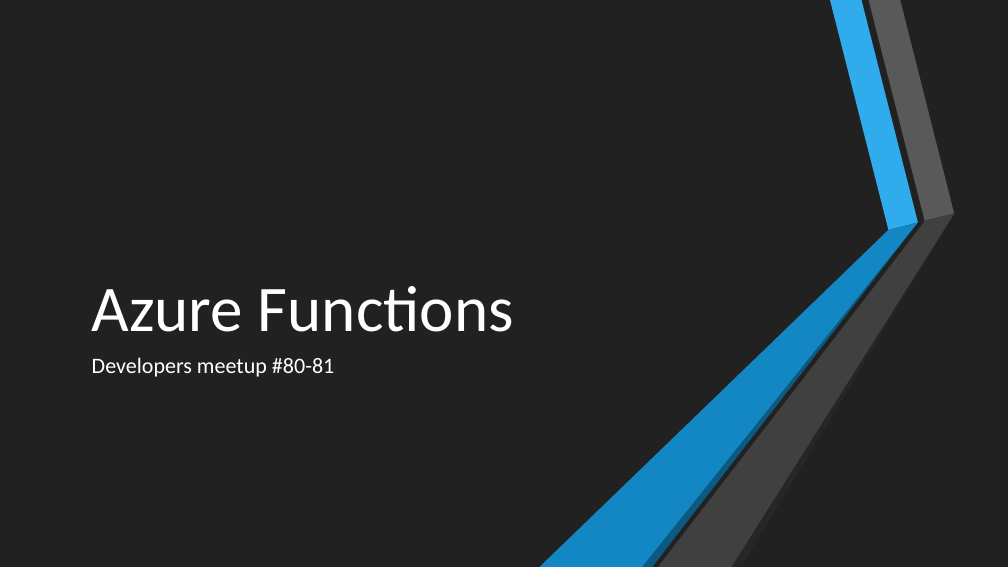
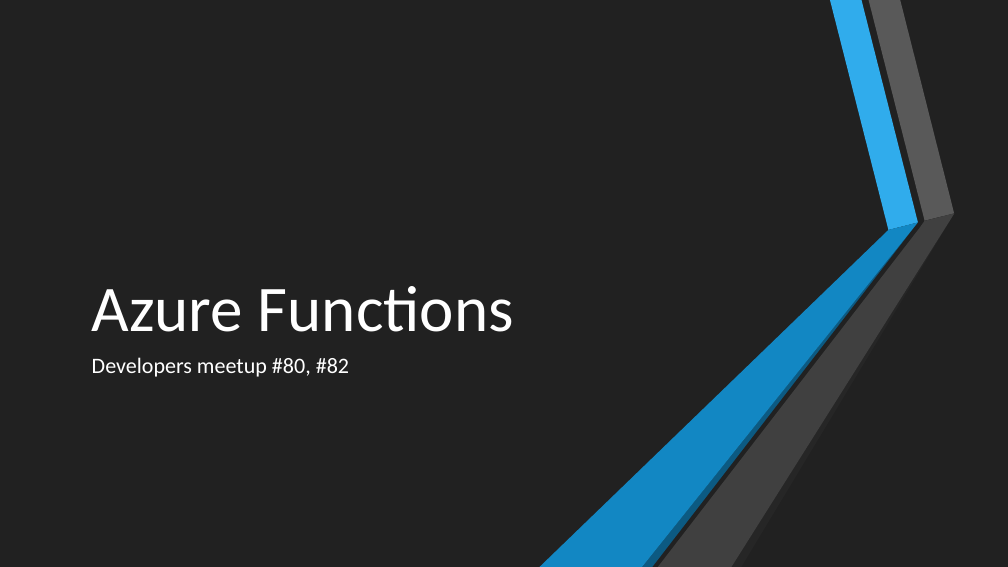
Before and after one commit to kubinko/Azure-Resources-Overview, a slide deck: slide 1 of 04 - Azure Functions/Azure Functions.pptx. Drawn at 1008x567 pixels with LibreOffice and Linux fonts; fonts in the diff are those of the drawing. Boxes give left, top, right and bottom in pixels: in the first picture for what was removed or moved away, otherwise in the second. Text is boxed around its words. In the diff, an @@ line names an element or a change of style, - is before the commit and + after.

```diff
--- a/04 - Azure Functions/Azure Functions.pptx
+++ b/04 - Azure Functions/Azure Functions.pptx
@@ subtitle at bbox=[92, 357, 349, 377]: text changed @@
-Developers meetup #80-81
+Developers meetup #80, #82
```
Also in this commit, not shown: 1 other slide changed, 1 other file.
